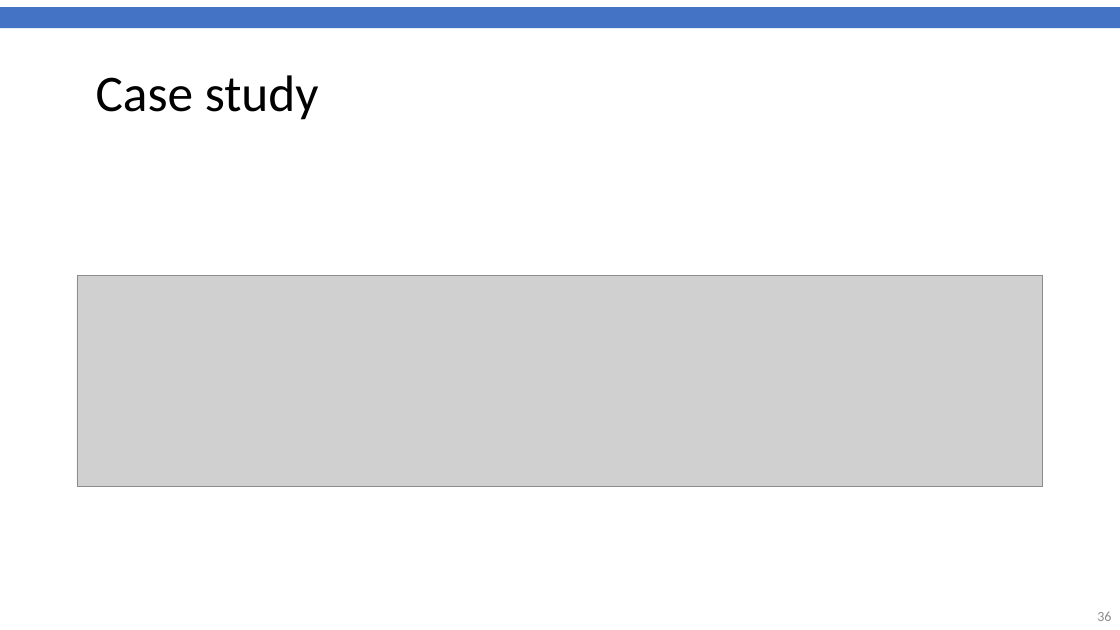
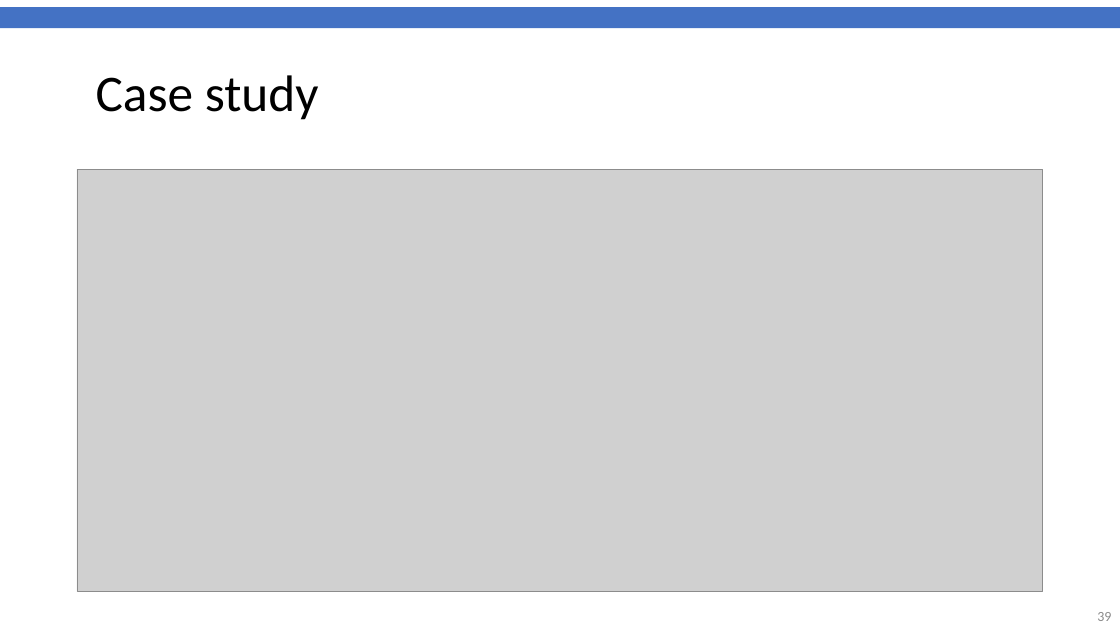
Before and after one commit to gitMarcH/UNIMA_STA623_2026, a slide deck: slide 39 of Lectures/Chanco_STA623_BDA_2026_Henrion_Session4.pptx (slide 36 before the commit). Drawn at 1120x630 pixels with LibreOffice and Linux fonts; fonts in the diff are those of the drawing; grey boxes stand for pictures; background and template pictures are left out. Boxes give left, top, right and bottom in pixels: in the first picture for what was removed or moved away, otherwise in the second. Text is boxed around its words. In the diff, an @@ line names an element or a change of style, - is before the commit and + after.

```diff
--- a/Lectures/Chanco_STA623_BDA_2026_Henrion_Session4.pptx
+++ b/Lectures/Chanco_STA623_BDA_2026_Henrion_Session4.pptx
@@ picture: place and size @@
-picture at (77,276,1044,486)
+picture at (77,169,1044,592)
@@ page number at (1097,612,1111,621): text changed @@
-36
+39
```
Also in this commit, not shown: 6 other slides changed, 8 slides added, 2 slides removed.
